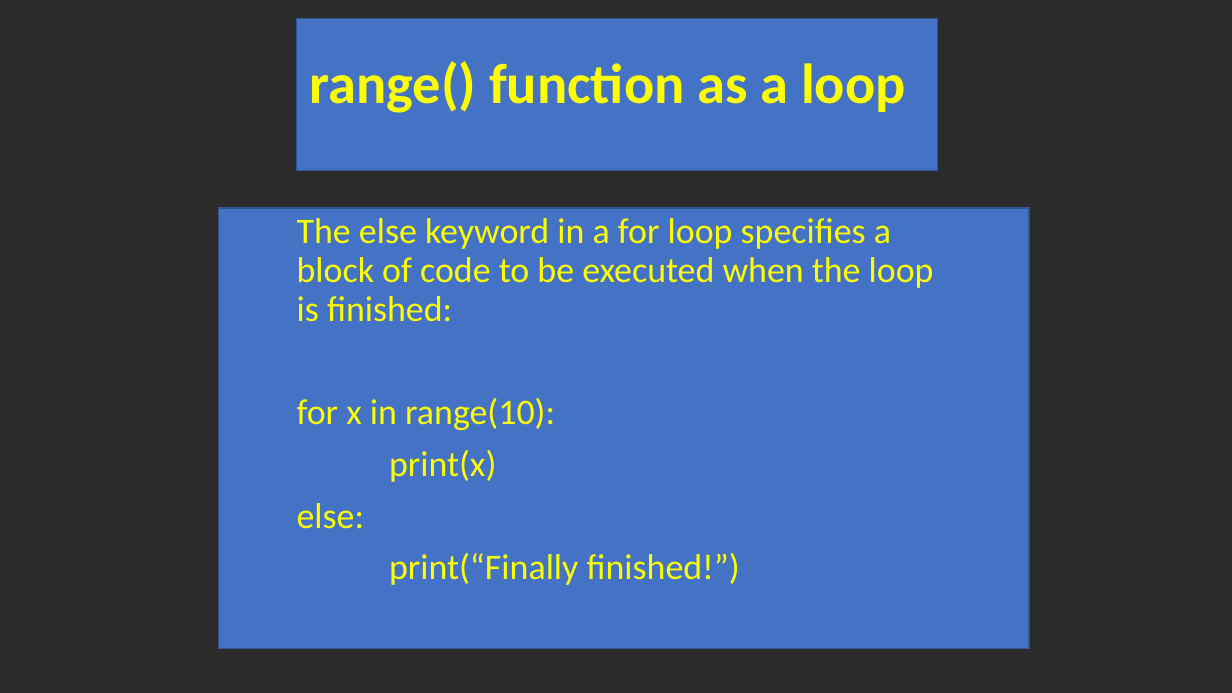
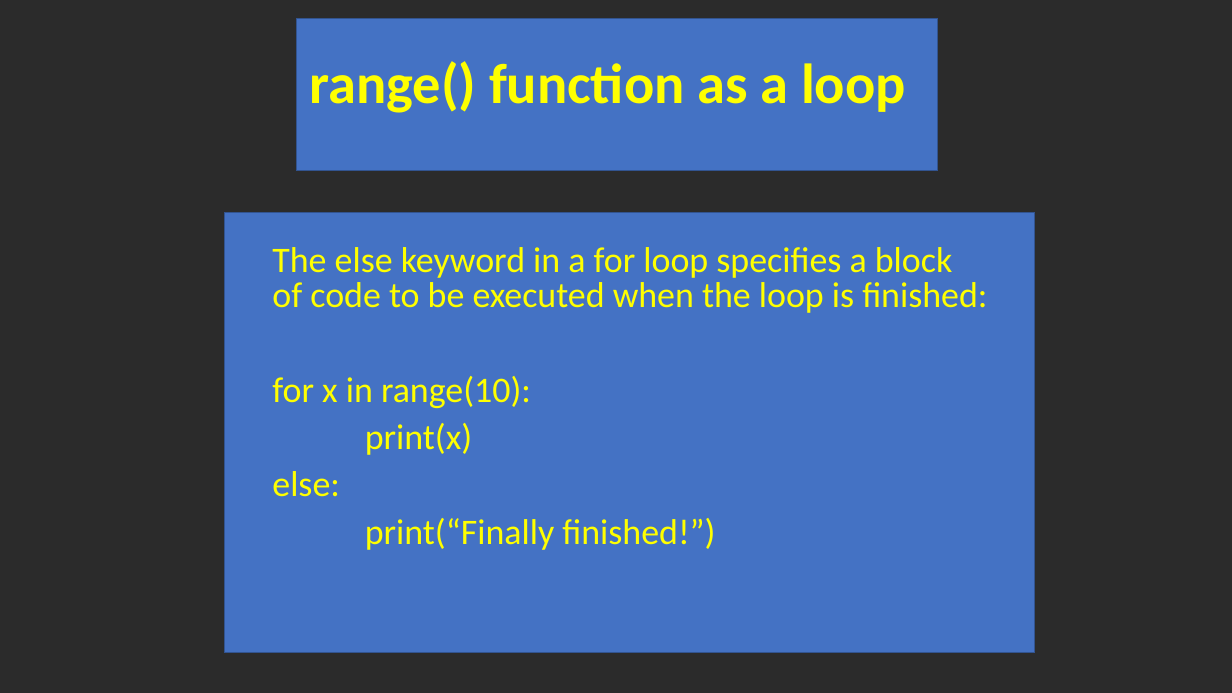
Before and after one commit to torres11991/dap-curriculum, a slide deck: slide 12 of Section06/week2day3.pptx. Drawn at 1232x693 pixels with LibreOffice and Linux fonts; fonts in the diff are those of the drawing; background and template pictures are left out; a plain dark background stands for a picture behind light text. Boxes give left, top, right and bottom in pixels: in the first picture for what was removed or moved away, otherwise in the second. Text is boxed around its words. In the diff, an @@ line names an element or a change of style, - is before the commit and + after.

```diff
--- a/Section06/week2day3.pptx
+++ b/Section06/week2day3.pptx
@@ rectangle: place and size @@
-rectangle at [219, 208, 1030, 649]
+rectangle at [225, 213, 1035, 653]
@@ text "The else keyword in a ...": place and size @@
-text "The else keyword in a ..." at [297, 218, 934, 585]
+text "The else keyword in a ..." at [272, 247, 987, 550]
@@ text "The else keyword in a ..." at [272, 247, 987, 550]: line spacing 0.9 to 0.8 @@
```
Also in this commit, not shown: 5 other slides changed, 1 other file.
